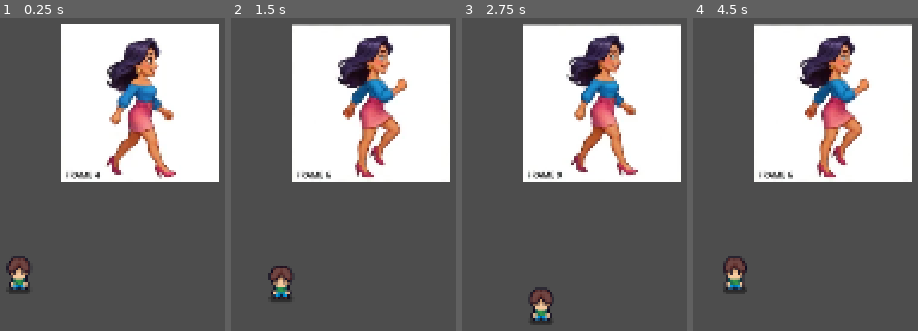
Above: before the commit, frames 1-4 (left to right).
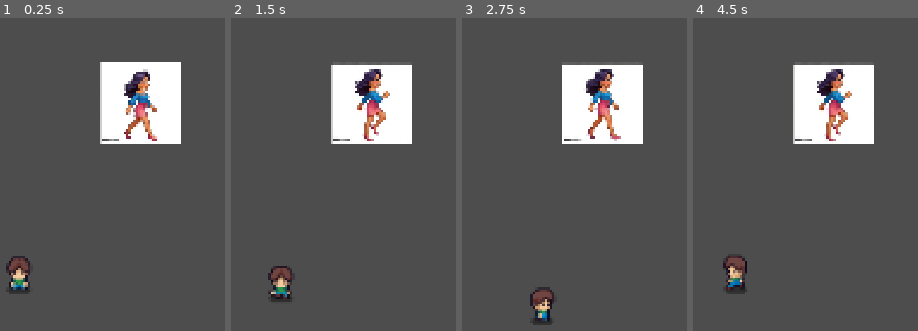
Above: after the commit, the same moments.

Repository: backtend/godothey
Game: Godot game, scene res://main.tscn
Same seed, same stepped clock (60 frames per second), same inputs: the game is played once before the commit and once after it. The engine's default icon, where the game draws it, is replaced by a stand-in: a white triangle on a blue panel in a dark square.
Inputs:
- Up to frame 1 (0.25 s): no input
- Up to frame 2 (1.5 s): hold D (right) 0.53-1.28 s; hold S (down) from 1.28 s (still down)
- Up to frame 3 (2.75 s): release S (down) at 2.03 s; hold D (right) from 2.03 s (still down)
- Up to frame 4 (4.5 s): release D (right) at 2.78 s; hold W (up) 2.78-3.53 s; hold A (left) from 3.53 s (still down)

The runs differ from the first frame. In frame 1, 31% of the frame differs, in the area x 27-98%, y 1-53%; in frame 2, 31%; in frame 3, 31%; in frame 4, 32%, in the area x 13-98%, y 1-87%.

Commit message:
更新角色动画逻辑，添加多方向行走和待机动画，优化移动方向处理

Diff:
--- a/main.tscn
+++ b/main.tscn
@@ -15,7 +15,7 @@
 
 [node name="girl" parent="." unique_id=780432313 instance=ExtResource("3_h2yge")]
 position = Vector2(805.00006, 306.00003)
-scale = Vector2(2.150243, 2.150243)
+scale = Vector2(1.0889488, 1.0889488)
 
 [node name="player" parent="." unique_id=1037054095 instance=ExtResource("4_1bvp3")]
 position = Vector2(-291, 51)
--- a/scenes/entities/player/player.tscn
+++ b/scenes/entities/player/player.tscn
@@ -35,10 +35,100 @@
 "values": [1, 2, 3, 4, 5, 1]
 }
 
+[sub_resource type="Animation" id="Animation_635qg"]
+resource_name = "idle_side"
+length = 0.5
+loop_mode = 1
+tracks/0/type = "value"
+tracks/0/imported = false
+tracks/0/enabled = true
+tracks/0/path = NodePath("Sprite2D:frame")
+tracks/0/interp = 1
+tracks/0/loop_wrap = true
+tracks/0/keys = {
+"times": PackedFloat32Array(0, 0.06666667, 0.13333334, 0.23333333, 0.33333334, 0.43333334),
+"transitions": PackedFloat32Array(1, 1, 1, 1, 1, 1),
+"update": 1,
+"values": [6, 7, 8, 9, 10, 11]
+}
+
+[sub_resource type="Animation" id="Animation_58kc7"]
+resource_name = "idle_up"
+length = 0.5
+loop_mode = 1
+tracks/0/type = "value"
+tracks/0/imported = false
+tracks/0/enabled = true
+tracks/0/path = NodePath("Sprite2D:frame")
+tracks/0/interp = 1
+tracks/0/loop_wrap = true
+tracks/0/keys = {
+"times": PackedFloat32Array(0, 0.06666667, 0.13333334, 0.23333333, 0.33333334, 0.43333334),
+"transitions": PackedFloat32Array(1, 1, 1, 1, 1, 1),
+"update": 1,
+"values": [12, 13, 14, 15, 16, 17]
+}
+
+[sub_resource type="Animation" id="Animation_nh4ur"]
+resource_name = "walk_down"
+length = 0.5
+loop_mode = 1
+tracks/0/type = "value"
+tracks/0/imported = false
+tracks/0/enabled = true
+tracks/0/path = NodePath("Sprite2D:frame")
+tracks/0/interp = 1
+tracks/0/loop_wrap = true
+tracks/0/keys = {
+"times": PackedFloat32Array(0, 0.06666667, 0.13333334, 0.23333333, 0.33333334, 0.43333334),
+"transitions": PackedFloat32Array(1, 1, 1, 1, 1, 1),
+"update": 1,
+"values": [18, 19, 20, 21, 22, 23]
+}
+
+[sub_resource type="Animation" id="Animation_bjvvg"]
+resource_name = "walk_side"
+length = 0.5
+loop_mode = 1
+tracks/0/type = "value"
+tracks/0/imported = false
+tracks/0/enabled = true
+tracks/0/path = NodePath("Sprite2D:frame")
+tracks/0/interp = 1
+tracks/0/loop_wrap = true
+tracks/0/keys = {
+"times": PackedFloat32Array(0, 0.06666667, 0.13333334, 0.23333333, 0.33333334, 0.43333334),
+"transitions": PackedFloat32Array(1, 1, 1, 1, 1, 1),
+"update": 1,
+"values": [24, 25, 26, 27, 28, 29]
+}
+
+[sub_resource type="Animation" id="Animation_8akj5"]
+resource_name = "walk_up"
+length = 0.5
+loop_mode = 1
+tracks/0/type = "value"
+tracks/0/imported = false
+tracks/0/enabled = true
+tracks/0/path = NodePath("Sprite2D:frame")
+tracks/0/interp = 1
+tracks/0/loop_wrap = true
+tracks/0/keys = {
+"times": PackedFloat32Array(0, 0.06666667, 0.13333334, 0.23333333, 0.33333334, 0.43333334),
+"transitions": PackedFloat32Array(1, 1, 1, 1, 1, 1),
+"update": 1,
+"values": [30, 31, 32, 33, 34, 35]
+}
+
 [sub_resource type="AnimationLibrary" id="AnimationLibrary_qhqgy"]
 _data = {
 &"RESET": SubResource("Animation_3vyb7"),
-&"idle_down": SubResource("Animation_g2els")
+&"idle_down": SubResource("Animation_g2els"),
+&"idle_side": SubResource("Animation_635qg"),
+&"idle_up": SubResource("Animation_58kc7"),
+&"walk_down": SubResource("Animation_nh4ur"),
+&"walk_side": SubResource("Animation_bjvvg"),
+&"walk_up": SubResource("Animation_8akj5")
 }
 
 [node name="Player" type="CharacterBody2D" unique_id=1037054095]
@@ -53,4 +143,4 @@
 
 [node name="AnimationPlayer" type="AnimationPlayer" parent="." unique_id=1284351824]
 libraries/ = SubResource("AnimationLibrary_qhqgy")
-autoplay = &"idle_down"
+autoplay = &"idle_side"
--- a/scenes/entities/player/scripts/player.gd
+++ b/scenes/entities/player/scripts/player.gd
@@ -1,13 +1,82 @@
 extends CharacterBody2D
 
+# 玩家移动速度（像素/秒）
 @export var speed: float = 100.0
 
-var move_direction: Vector2 = Vector2.ZERO
+# 当前输入得到的移动方向向量
+var moveDirection: Vector2 = Vector2.ZERO
+var playerDirection: Vector2 = Vector2.DOWN
 
+# 动画播放器引用
+@onready var animationPlayer: AnimationPlayer = $AnimationPlayer
+
+# 玩家精灵引用（用于左右翻转）
+@onready var sprite: Sprite2D = $Sprite2D
+
+# 每帧物理更新：读取输入 -> 计算速度 -> 移动 -> 切换动画
 func _physics_process(delta: float) -> void:
-	var x_axios: float = Input.get_axis("left", "right")
-	var y_axios: float = Input.get_axis("up", "down")
-	move_direction = Vector2(x_axios, y_axios)
+	var xAxios: float = Input.get_axis("left", "right")
+	var yAxios: float = Input.get_axis("up", "down")
+	moveDirection = Vector2(xAxios, yAxios)
 
-	velocity = move_direction * speed
+	# 角色移动
+	velocity = moveDirection * speed
 	move_and_slide()
+
+	_update_direction_and_animation()
+
+
+
+func _update_direction_and_animation() -> void:
+
+	# 根据输入方向播放对应行走动画
+	if moveDirection != Vector2.ZERO:
+		var newDirection: Vector2
+		if abs(moveDirection.x) > abs(moveDirection.y):
+			newDirection = Vector2.RIGHT if moveDirection.x > 0 else Vector2.LEFT
+		else:
+			newDirection = Vector2.DOWN if moveDirection.y > 0 else Vector2.UP
+
+		if newDirection != playerDirection:
+			playerDirection = newDirection
+
+
+	#if moveDirection != Vector2.ZERO:
+	#	if xAxios > 0:
+	#		animationPlayer.play("walk_side")
+	#		sprite.flip_h = false
+	#	elif xAxios < 0:
+	#		animationPlayer.play("walk_side")
+	#		sprite.flip_h = true
+	#	elif yAxios > 0:
+	#		animationPlayer.play("walk_down")
+	#	elif yAxios < 0:
+	#		animationPlayer.play("walk_up")
+	#
+	#else:
+	#	# 无输入时默认待机朝下
+	#	animationPlayer.play("idle_down")
+
+
+	#更新动画
+	update_animation()
+
+# 更新角色的动画
+func update_animation() -> void:
+	var currentState = "walk" if moveDirection != Vector2.ZERO else "idle"
+	var direction: String = get_animation_direction()
+	var animationName:String = currentState + "_" + direction
+
+	if animationPlayer.has_animation(animationName):
+		animationPlayer.play(animationName)
+	else:
+		print_debug("动画不存在啊啊：" + animationName)
+
+# 获取动画方向的字符串
+func get_animation_direction() -> String:
+	if abs(playerDirection.x) > abs(playerDirection.y):
+		sprite.flip_h = playerDirection.x < 0
+		return "side"
+	if playerDirection.y < 0:
+		return "up"
+	return "down"
Not shown, changed: README.md
